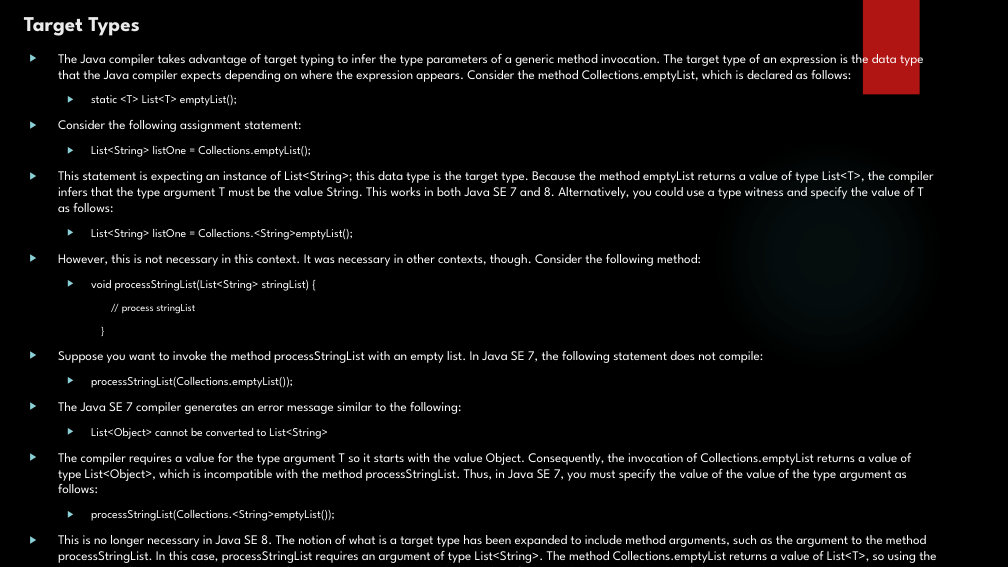
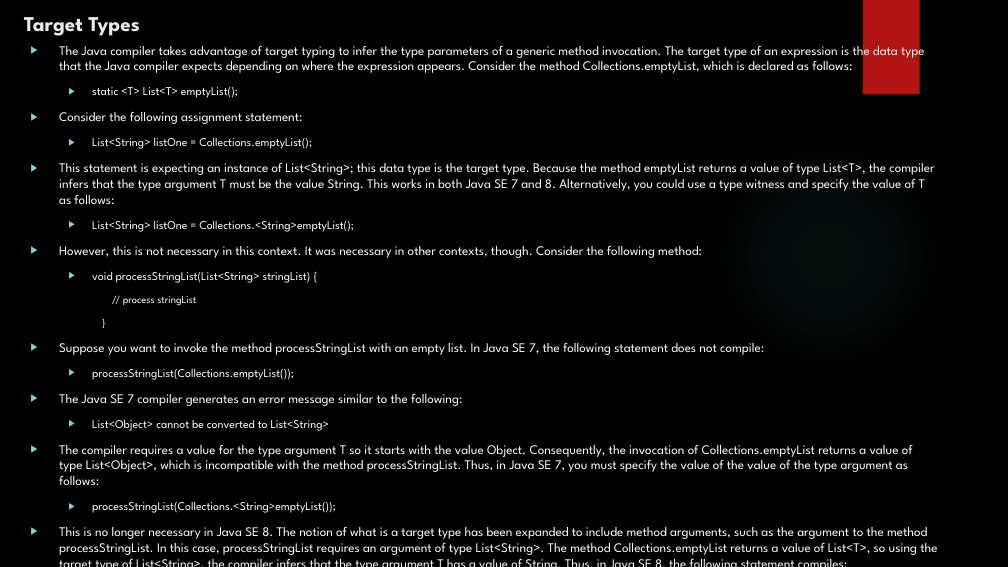
Before and after one commit to rudhrainfogain/JavaGenerics, a slide deck: slide 33 of src/main/resources/JavaGenerics.pptx. Drawn at 1008x567 pixels with LibreOffice and Linux fonts; fonts in the diff are those of the drawing; background and template pictures are left out. Boxes give left, top, right and bottom in pixels: in the first picture for what was removed or moved away, otherwise in the second. Text is boxed around its words. In the diff, an @@ line names an element or a change of style, - is before the commit and + after.

Commit message:
Type inference examples

```diff
--- a/src/main/resources/JavaGenerics.pptx
+++ b/src/main/resources/JavaGenerics.pptx
@@ text "The Java compiler takes advantage ...": place and size @@
-text "The Java compiler takes advantage ..." at [58,50,936,563]
+text "The Java compiler takes advantage ..." at [59,42,937,555]
```
Also in this commit, not shown: 1 other slide changed, 9 other files.
